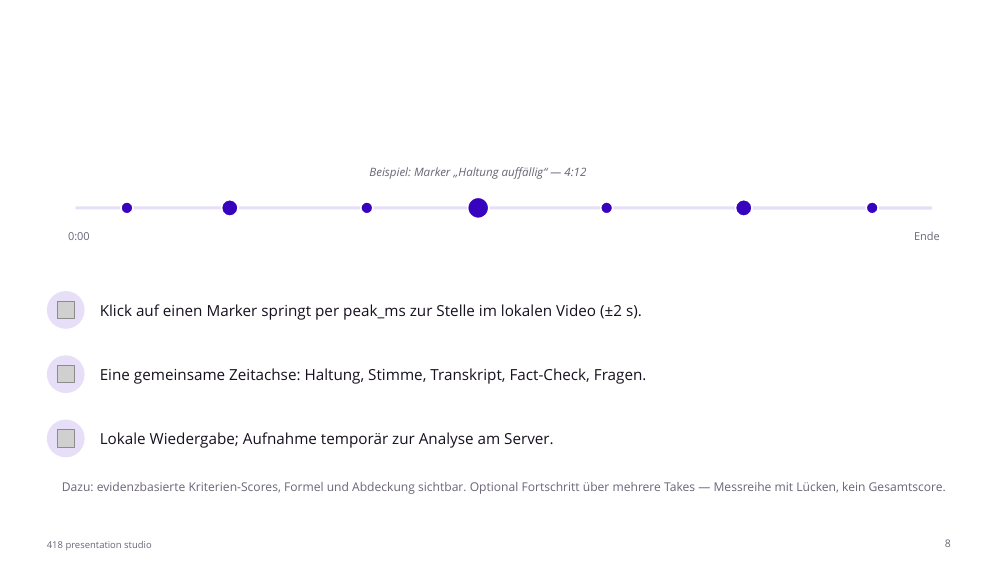
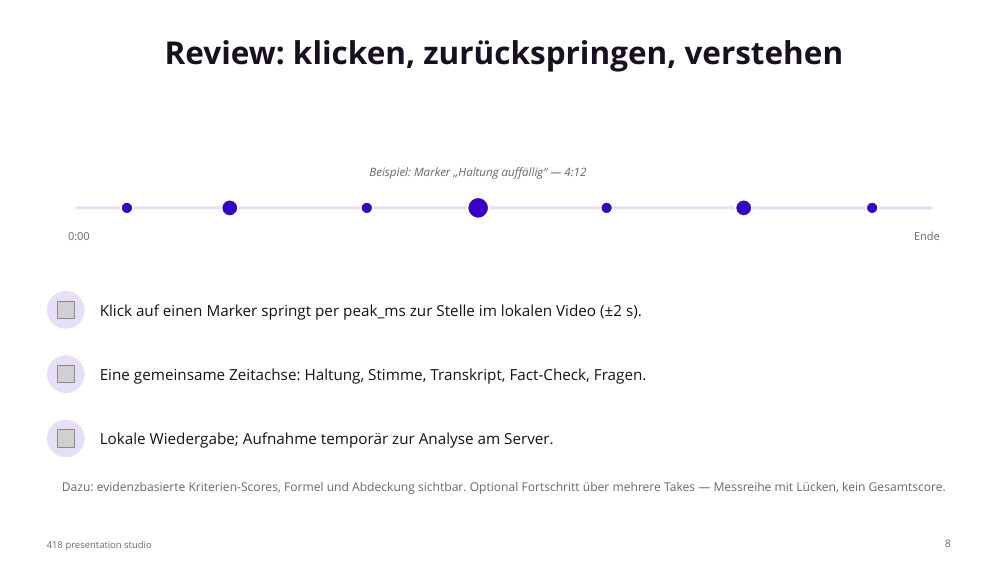
Before and after one commit to johannes3502/hackathon-fulda, a slide deck: slide 8 of pitch/PitchPractice-Pitch.pptx. Drawn at 1008x567 pixels with LibreOffice and Linux fonts; fonts in the diff are those of the drawing; grey boxes stand for pictures. Boxes give left, top, right and bottom in pixels: in the first picture for what was removed or moved away, otherwise in the second. Text is boxed around its words. In the diff, an @@ line names an element or a change of style, - is before the commit and + after.

Commit message:
Finish audit cleanup for voice-only review and pitch artifacts

```diff
--- a/pitch/PitchPractice-Pitch.pptx
+++ b/pitch/PitchPractice-Pitch.pptx
@@ title added at (165,40,844,72), 30 pt, text #17111F, bold @@
+Review: klicken, zurückspringen, verstehen
```
Also in this commit, not shown: 9 other slides changed, 13 other files.
